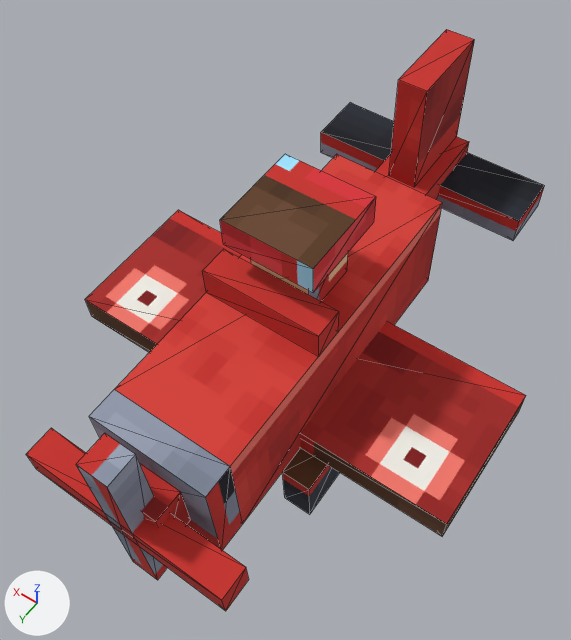
The glTF model public/assets/models/units/lfighter_red.glb as it was, and as the next commit left it.
Before and after are seen from a camera (50 mm lens) standing at (-0.541, 0.821, 1.988) and looking at (0.027, 0.026, 0.739). Lighting does not change. The marker at lower left points along +X, +Y and +Z. The picture after the commit comes second. Mesh edges are drawn as thin lines. Vertices at exactly the same position are counted once.

The first picture shows 'body', 'prop'.
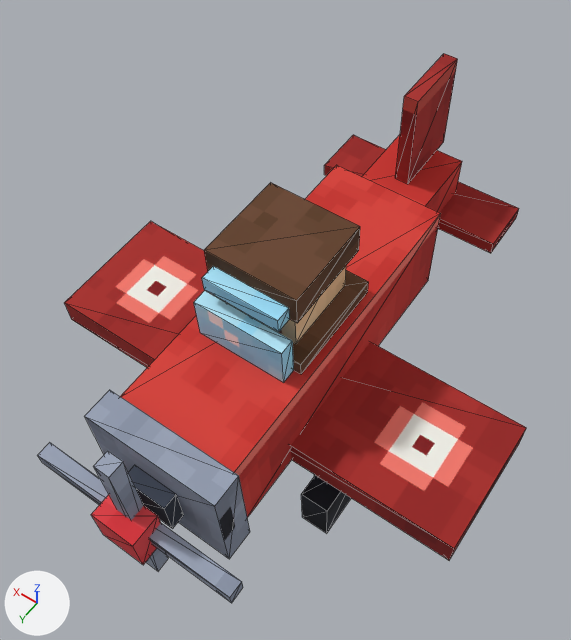
ob_root is not drawn itself; it is the parent of ob_body.

Where the change shows, as pixel boxes [x1, y1, x2, y2] in the pictures (571 x 640 px; the box of a moved part takes in the faces that stretch with it):
'body', reshaped, rescaled, moved: before [85, 29, 545, 550]; after [64, 54, 527, 560]
'prop', reshaped, rescaled, moved (8% narrower, 12% shorter): before [26, 428, 249, 611]; after [38, 443, 243, 603]
part 1 of me_body_rigid_batch, moved or reshaped: before [202, 249, 339, 356]; after [214, 270, 369, 374]
part 2 of me_body_rigid_batch, added: after [85, 390, 250, 559]
part 3 of me_body_rigid_batch, added (red): after [395, 54, 458, 184]
part 4 of me_body_rigid_batch, moved or reshaped: before [375, 137, 469, 200]; after [120, 165, 441, 518]
part 5 of me_body_rigid_batch, moved or reshaped (mostly hidden afterwards): before [251, 253, 348, 301]; after [314, 475, 328, 484]
part 6 of me_body_rigid_batch, added: after [301, 476, 351, 533]
part 7 of me_body_rigid_batch, added (brown): after [204, 182, 360, 323]
part 8 of me_body_rigid_batch, added (red): after [324, 135, 519, 253]
part 9 of me_body_rigid_batch, moved or reshaped: before [389, 29, 475, 187]; after [194, 291, 294, 383]
part 10 of me_body_rigid_batch, added (red): after [64, 221, 527, 560]
part 11 of me_body_rigid_batch, deleted (red): before [85, 103, 545, 550]
part 12 of me_body_rigid_batch, added: after [202, 135, 462, 344]
part 13 of me_prop_rigid_batch, added: after [38, 443, 243, 603]
part 14 of me_prop_rigid_batch, added: after [93, 451, 168, 571]
part 15 of me_prop_rigid_batch, added: after [128, 465, 184, 529]
part 16 of me_prop_rigid_batch, added (red): after [91, 495, 161, 565]
part 17 of me_prop_rigid_batch, deleted (red): before [26, 428, 249, 611]
part 18 of me_prop_rigid_batch, deleted: before [76, 433, 167, 580]
part 19 of me_prop_rigid_batch, deleted (red): before [140, 463, 191, 528]

Patch to the scene script:
```diff
--- a/public/assets/models/units/lfighter_red.glb.py
+++ b/public/assets/models/units/lfighter_red.glb.py
@@ me_body_rigid_batch @@
 # used by ob_body; parent = ob_root; location = (0.0, 0.0, 0.625); rotation_euler = (-0.0606, 0.0, 0.0), in degrees (-3.5, 0, 0)
-me_body_rigid_batch.from_pydata(...)  # 84 vertices, 118 faces; spans x -0.438..0.438, y -0.562..0.438, z -0.125..0.438
+me_body_rigid_batch.from_pydata(...)  # 120 vertices, 158 faces; spans x -0.938..0.938, y -1.062..0.875, z -0.438..0.812
+# me_body_rigid_batch part 1: the loose piece of 8 vertices spanning x -0.125..0.125, y 0.062..0.125, z 0.25..0.312 is scaled about its middle by (1.75, 7, 1), then moved by (0.0, 0.0, 0.188)
+# me_body_rigid_batch part 2: a new loose piece, a box spanning x -0.281..0.281, y 0.75..0.875, z -0.031..0.469, in mat_look (picture img_look)
+# me_body_rigid_batch part 3: a new loose piece, a box spanning x -0.031..0.031, y -1.062..-0.75, z 0.375..0.812, in mat_look (picture img_look)
+# me_body_rigid_batch part 4: the loose piece of 8 vertices spanning x -0.062..0.062, y -0.562..-0.312, z 0.062..0.188 is scaled about its middle by (4, 5.5, 3.5), then moved by (0.0, 0.5, 0.094)
+# me_body_rigid_batch part 5: the loose piece of 8 vertices spanning x -0.062..0.062, y -0.062..0.062, z 0.25..0.375 is scaled about its middle by (0.5, 0.5, 2), then moved by (-0.344, 0.344, -0.438)
+# me_body_rigid_batch part 6: a new loose piece, a box spanning x -0.438..-0.312, y 0.219..0.469, z -0.438..-0.188, in mat_look (picture img_look)
+# me_body_rigid_batch part 7: a new loose piece, a box spanning x -0.188..0.188, y -0.094..0.281, z 0.688..0.812, in mat_look (picture img_look)
+# me_body_rigid_batch part 8: a new loose piece, a box spanning x -0.438..0.438, y -1.062..-0.812, z 0.125..0.188, in mat_look (picture img_look)
+# me_body_rigid_batch part 9: the loose piece of 8 vertices spanning x -0.031..0.031, y -0.562..-0.375, z 0.188..0.438 is scaled about its middle by (6, 0.333, 0.75), then moved by (0.0, 0.812, 0.219)
+# me_body_rigid_batch part 10: a new loose piece, a box spanning x -0.938..0.938, y -0.125..0.438, z 0.0..0.125, in mat_look (picture img_look)
+# me_body_rigid_batch part 11: 6 loose pieces with 52 vertices, spanning x -0.438..0.438, y -0.562..0.438, z -0.125..0.438, are deleted
+# me_body_rigid_batch part 12: 32 vertices added at x -0.156..0.375, y -1.0..0.375, z -0.25..0.75
+# other edits to the shape of me_body_rigid_batch do not show in these pictures
 me_body_rigid_batch.materials.append(mat_look)
@@ me_prop_rigid_batch @@
 # used by ob_prop; parent = ob_body; location = (0.0, 0.5, 0.125)
-me_prop_rigid_batch.from_pydata(...)  # 24 vertices, 36 faces; spans x -0.219..0.219, y -0.062..0.031, z -0.219..0.219
+me_prop_rigid_batch.from_pydata(...)  # 32 vertices, 48 faces; spans x -0.438..0.438, y -0.125..0.094, z -0.438..0.438
+# me_prop_rigid_batch part 13: a new loose piece, a box spanning x -0.438..0.438, y -0.031..0.031, z -0.031..0.031, in mat_look (picture img_look)
+# me_prop_rigid_batch part 14: a new loose piece, a box spanning x -0.031..0.031, y -0.031..0.031, z -0.438..0.438, in mat_look (picture img_look)
+# me_prop_rigid_batch part 15: a new loose piece, a box spanning x -0.094..0.094, y -0.125..-0.062, z -0.094..0.094, in mat_look (picture img_look)
+# me_prop_rigid_batch part 16: a new loose piece, a box spanning x -0.094..0.094, y -0.031..0.094, z -0.094..0.094, in mat_look (picture img_look)
+# me_prop_rigid_batch part 17: the loose piece of 8 vertices spanning x -0.219..0.219, y -0.031..0.031, z -0.031..0.031 is deleted
+# me_prop_rigid_batch part 18: the loose piece of 8 vertices spanning x -0.031..0.031, y -0.031..0.031, z -0.219..0.219 is deleted
+# me_prop_rigid_batch part 19: the loose piece of 8 vertices spanning x -0.062..0.062, y -0.062..0.0, z -0.062..0.062 is deleted
 me_prop_rigid_batch.materials.append(mat_look)
@@ ob_root @@
 ob_root.location = (0.0, 0.0, 0.0)
+ob_root.scale = (0.5, 0.5, 0.5)
@@ ob_body @@
 ob_body.parent = ob_root
-ob_body.location = (0.0, 0.0, 0.625)
+ob_body.location = (0.0, 0.0, 1.25)
 ob_body.rotation_euler = (-0.0606, 0.0, 0.0)  # degrees (-3.5, 0, 0)
@@ ob_prop @@
 ob_prop.parent = ob_body
-ob_prop.location = (0.0, 0.5, 0.125)
+ob_prop.location = (0.0, 1.0, 0.219)
```
